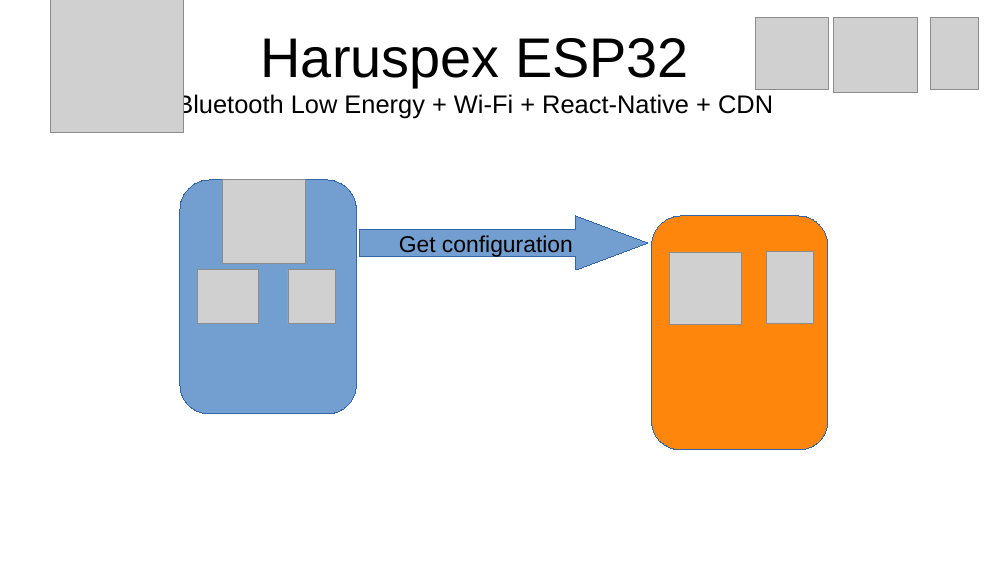
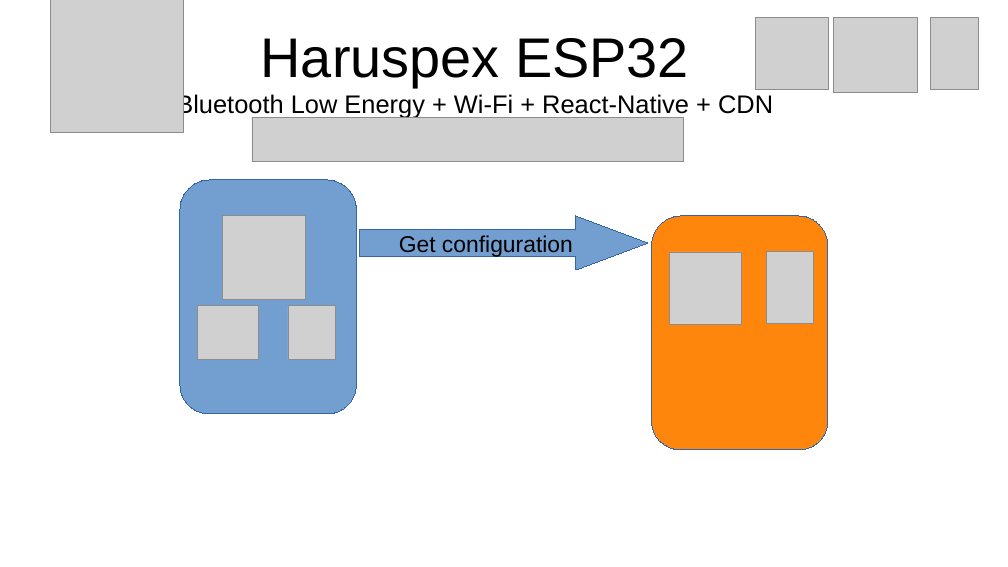
Before and after one commit to RoyceTheBiker/Haruspex, a slide deck: slide 1 of frontend/Feature presentation.odp. Drawn at 1008x567 pixels with LibreOffice and Linux fonts; fonts in the diff are those of the drawing; grey boxes stand for pictures. Boxes give left, top, right and bottom in pixels: in the first picture for what was removed or moved away, otherwise in the second. Text is boxed around its words. In the diff, an @@ line names an element or a change of style, - is before the commit and + after.

```diff
--- a/frontend/Feature presentation.odp
+++ b/frontend/Feature presentation.odp
@@ picture added at (252,117,684,162) @@
@@ 3 pictures: place and size @@
-3 pictures at (198,180,336,324)
+3 pictures at (198,216,336,360)
```
Also in this commit, not shown: 7 other slides changed, 1 other file.
